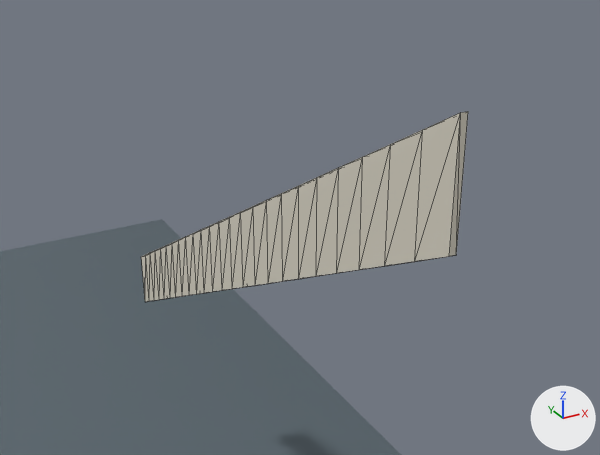
A saved change to the glTF model app/modelos/isquios_toalla.glb.
Rendered twice from a 50 mm camera at (-0.346, -0.977, 0.86) aimed at (0.0, -0.348, 0.546). The lights are fixed; the arrows at lower right show +X, +Y and +Z. The first picture is the older version. Mesh edges are drawn as thin lines on the coarser meshes. Where no turn or scale is listed for an object, it has been applied to the vertices.

The first picture shows 'banda_cinta', 'esterilla'.
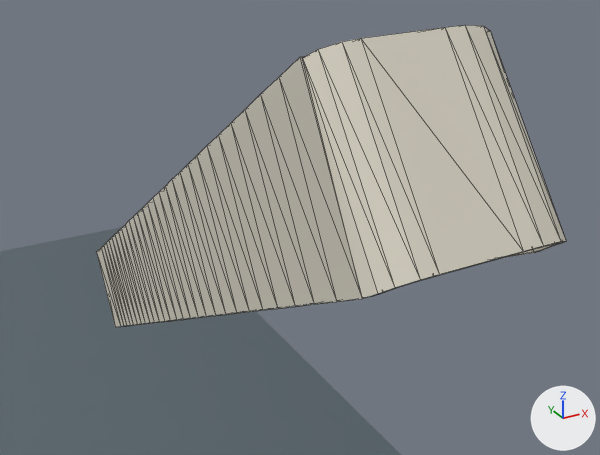
Location of each change, [x1, y1, x2, y2] in pixels of the pictures (600 x 455 px):
'toalla_cinta', added (pale yellow): after [97, 25, 566, 327]
'banda_cinta', deleted (pale yellow): before [141, 112, 468, 302]

Edits to the bpy script that builds the scene:
```text
Add me_toalla:
    me_toalla.from_pydata(...)  # 264 vertices, 524 faces; spans x -0.169..0.011, y -0.732..0.099, z 0.258..0.79
    me_toalla.materials.append(mat_prop_towel)  # pale yellow #dbd6c7
Remove ob_banda_cinta:
    ob_banda_cinta = bpy.data.objects.new('banda_cinta', me_banda)
    ob_banda_cinta.location = (0.0, 0.0, 0.0)
Add ob_toalla_cinta:
    ob_toalla_cinta = bpy.data.objects.new('toalla_cinta', me_toalla)
    ob_toalla_cinta.location = (0.0, 0.0, 0.0)
```
